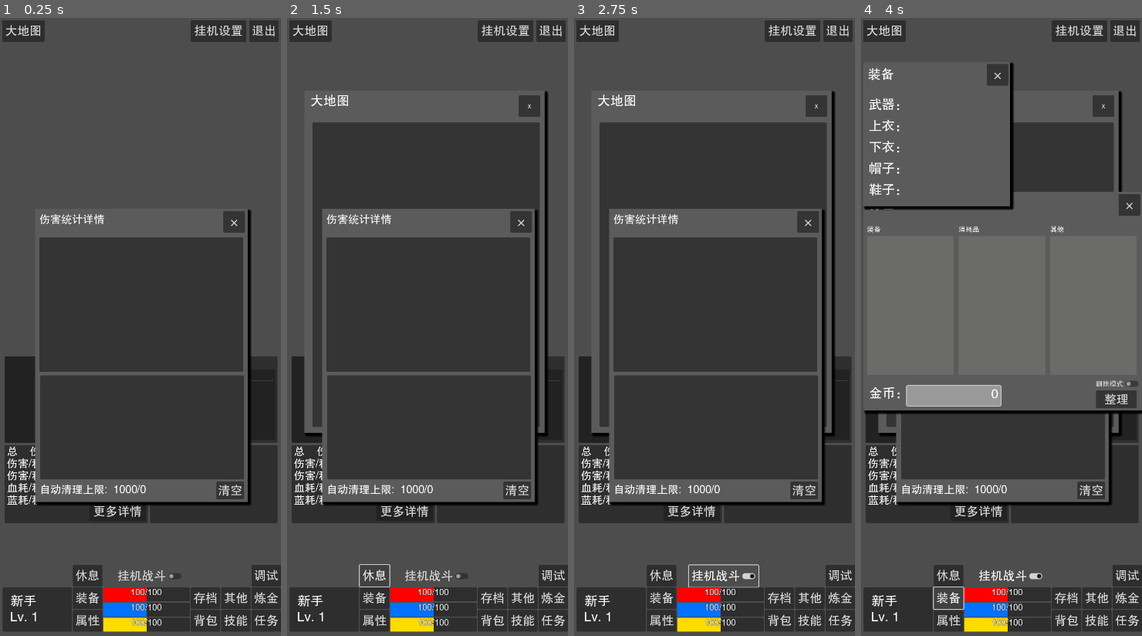
Above: before the commit, frames 1-4 (left to right).
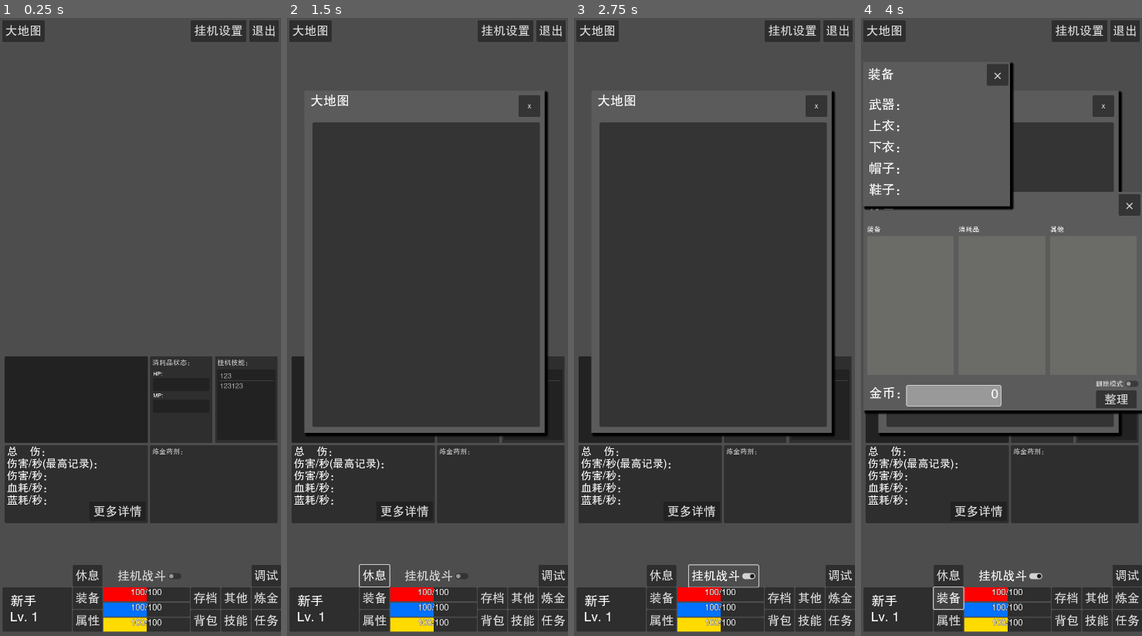
Above: after the commit, the same moments.

Repository: limingboGitHub/TextAdventure
Game: Godot game, scene res://src/scenes/game/world.tscn
The game is run twice, just before and just after one commit, with the same random seed, the same clock (stepped at 60 frames per second) and the same inputs. This scene is started directly instead of the project's main scene.
Inputs:
- Up to frame 1 (0.25 s): no input
- Up to frame 2 (1.5 s): click "大地图" at 0.5 s; click "休息" at 1.25 s
- Up to frame 3 (2.75 s): click "挂机战斗" at 2 s
- Up to frame 4 (4 s): click "背包" at 2.75 s; click "装备" at 3.5 s

The runs differ from the first frame. In frame 1, 20% of the frame differs, in the area x 12-90%, y 31-79%; in frame 2, 9.9%; in frame 3, 9.9%; in frame 4, 5.0%.
Error before the commit: Attempt to call function 'get_as_text' in base 'null instance' on a null instance. (res://src/core/res_manager.gd:200)
Error after the commit: Attempt to call function 'get_as_text' in base 'null instance' on a null instance. (res://src/core/res_manager.gd:206)

Commit message:
feat:  新增怪物技能系统

Diff:
--- a/assets/config/Monster/monster_000032.json
+++ b/assets/config/Monster/monster_000032.json
@@ -11,5 +11,8 @@
     "acc": "220",
     "eva": "270",
     "exp": "3000",
-    "undead": "0"
+    "undead": "0",
+    "skills":[
+        "monster_skill_000001"
+    ]
 }
--- /dev/null
+++ b/assets/config/monster_skill.json
@@ -0,0 +1,16 @@
+{
+	"desc":"怪物技能配置",
+	"skills":{
+		"monster_skill_000001":{
+			"name":"蓄力攻击",
+			"type":"charge_attack",
+			"desc":"charge_time_min：蓄力时间最小值，charge_time_max：蓄力时间最大值，charge_damage_step：蓄力伤害步长，charge_damage_step_value：每段步长增加的伤害，start_cd：技能开始CD，cd：技能CD",
+			"charge_time_min": 1,
+			"charge_time_max": 3,
+			"charge_damage_step": 0.1,
+			"charge_damage_step_value": 0.1,
+			"start_cd": 5,
+			"cd": 10
+		}
+	}
+}
--- a/src/core/data_map.gd
+++ b/src/core/data_map.gd
@@ -19,6 +19,8 @@
 var monster_config_dic = {}
 # 怪物刷新时间信息 key:monster_id value:刷新间隔开始时间
 var monster_refresh_time_dic = {}
+# 怪物技能信息 key:monster_skill_id value:技能信息
+var monster_skill_dic = {}
 #endregion
 
 # 数据
@@ -162,7 +164,9 @@
 				# 精英怪的概率
 				var is_elite = randf() < 0.01
 				# 创建怪物对象
-				var monster = monster_manager.create_monster(monster_id, is_elite, monster_config)
+				var monster = monster_manager.create_monster(
+					monster_id, is_elite, monster_config,monster_skill_dic
+				)
 				refresh_pos.data_monster = monster
 				# 添加怪物
 				_add_monster(monster,refresh_pos.pos)
@@ -702,7 +706,9 @@
 	for i in range(monster_count):
 		var monster_id = "monster_00000" + str(endless_layer)
 		var monster_config = monster_config_dic[monster_id]
-		var monster = monster_manager.create_monster(monster_id, false, monster_config)
+		var monster = monster_manager.create_monster(
+			monster_id, false, monster_config,monster_skill_dic
+		)
 		# 强化怪物
 		monster.upgrade(monster_upgrade)
 		# 修改名称
--- a/src/core/data_world.gd
+++ b/src/core/data_world.gd
@@ -159,11 +159,12 @@
 				map_id,
 				map_config,
 				map_monster_refresh_pos,
-				map_monster_config_dic,
 				res_manager.map_npc_dic,
 				dropthing_manager,
 				mission_manager
 			)
+			map.monster_config_dic = map_monster_config_dic
+			map.monster_skill_dic = res_manager.monster_skill_dic
 			# 完善地图位置信息
 			map.position = Vector2(maps_dic[map_id]["x"],maps_dic[map_id]["y"])
 			# 完善地图的传送点信息
--- a/src/core/map/data_monster.gd
+++ b/src/core/map/data_monster.gd
@@ -27,6 +27,9 @@
 
 # 怪物被攻击的来源(玩家id)
 var attack_sources: Array[String] = []
+
+# 怪物特殊技能
+var monster_skills: Array[DataMonsterSkill] = []
 
 signal skill_executed(data_monster: DataMonster, skill: DataBaseSkill)
 
--- a/src/core/map_manager.gd
+++ b/src/core/map_manager.gd
@@ -11,7 +11,6 @@
 	map_id,
 	map_config,
 	monster_refresh_pos_list,
-	map_monster_config_dic,
 	map_npc_dic,
 	dropthing_manager,
 	mission_manager
@@ -97,8 +96,6 @@
 
 			map.map_monster_refresh_pos.append(refresh_pos)
 
-	map.monster_config_dic = map_monster_config_dic
-
 	return map
 
 
--- a/src/core/monster_manager.gd
+++ b/src/core/monster_manager.gd
@@ -2,7 +2,12 @@
 
 
 # 对外接口 创建怪物
-func create_monster(monster_id: String,is_elite: bool,monster_config: Dictionary)-> DataMonster:
+func create_monster(
+	monster_id: String,
+	is_elite: bool,
+	monster_config: Dictionary,
+	monster_skill_dic: Dictionary
+)-> DataMonster:
 	var monster = DataMonster.new()
 	monster.monster_id = monster_id
 	monster.monster_unique_id = RandomTool.random_num()
@@ -32,4 +37,10 @@
 		base_attr.move_speed = 100
 	monster.set_attribute(base_attr)
 
+	#怪物技能
+	if monster_config.has("skills"):
+		for monster_skill_id in monster_config["skills"]:
+			var monster_skill = monster_skill_dic[monster_skill_id]
+			monster.monster_skills.append(DataMonsterSkill.create_monster_skill(monster_skill))
+
 	return monster
--- /dev/null
+++ b/src/core/monster_skill/data_monster_skill.gd
@@ -0,0 +1,61 @@
+class_name DataMonsterSkill
+
+## 怪物技能基类
+## 唯一标识
+var id: String
+## 技能名称
+var name: String
+## 技能类型
+var type: String
+
+
+## 蓄力攻击
+class ChargeAttack extends DataMonsterSkill:
+	## 蓄力时间最小值
+	var charge_time_min: float
+	## 蓄力时间最大值
+	var charge_time_max: float
+	## 蓄力伤害步长
+	var charge_damage_step: float
+	## 每段步长增加的伤害
+	var charge_damage_step_value: float
+	## 技能开始CD
+	var start_cd: float
+	## 技能CD
+	var cd: float
+
+	## 将对象序列化为字典(私有方法)
+	func to_dict() -> Dictionary:
+		return {
+			"id": id,
+			"name": name,
+			"type": type,
+			"charge_time_min": charge_time_min,
+			"charge_time_max": charge_time_max,
+			"charge_damage_step": charge_damage_step,
+			"charge_damage_step_value": charge_damage_step_value,
+			"start_cd": start_cd,
+			"cd": cd
+		}
+
+	## 从字典创建对象(私有静态方法)
+	func from_dict(data: Dictionary):
+		id = data.get("id", "")
+		name = data.get("name", "")
+		type = data.get("type", "")
+		charge_time_min = data.get("charge_time_min", 0.0)
+		charge_time_max = data.get("charge_time_max", 0.0)
+		charge_damage_step = data.get("charge_damage_step", 0.0)
+		charge_damage_step_value = data.get("charge_damage_step_value", 0.0)
+		start_cd = data.get("start_cd", 0.0)
+		cd = data.get("cd", 0.0)
+
+
+static func create_monster_skill(monster_config) -> DataMonsterSkill:
+	var _type = monster_config["type"]
+	if _type == "charge_attack":
+		var charge_attack = ChargeAttack.new()
+		charge_attack.from_dict(monster_config)
+		return charge_attack
+
+	return null
--- a/src/core/res_manager.gd
+++ b/src/core/res_manager.gd
@@ -51,6 +51,9 @@
 ## 特效信息
 var effect_dic = {}
 
+## 怪物技能信息
+var monster_skill_dic = {}
+
 # 必要资源加载完成
 signal load_res_finished()
 
@@ -112,6 +115,9 @@
 
 	# 加载特效信息
 	effect_dic = _read_config_json(res_path + "effect.json")["effects"]
+
+	# 加载怪物技能信息
+	monster_skill_dic = _read_config_json(res_path + "monster_skill.json")["skills"]
 
 	load_res_finished.emit()
 
--- a/src/scenes/game/world.tscn
+++ b/src/scenes/game/world.tscn
@@ -531,6 +531,7 @@
 offset_bottom = 803.0
 
 [node name="StatsDetailsDialog" parent="CanvasLayer/UI/Dialog" instance=ExtResource("28_b6sft")]
+visible = false
 offset_left = 81.0
 offset_top = 440.0
 offset_right = 81.0
Not shown, added: src/core/monster_skill/data_monster_skill.gd.uid
